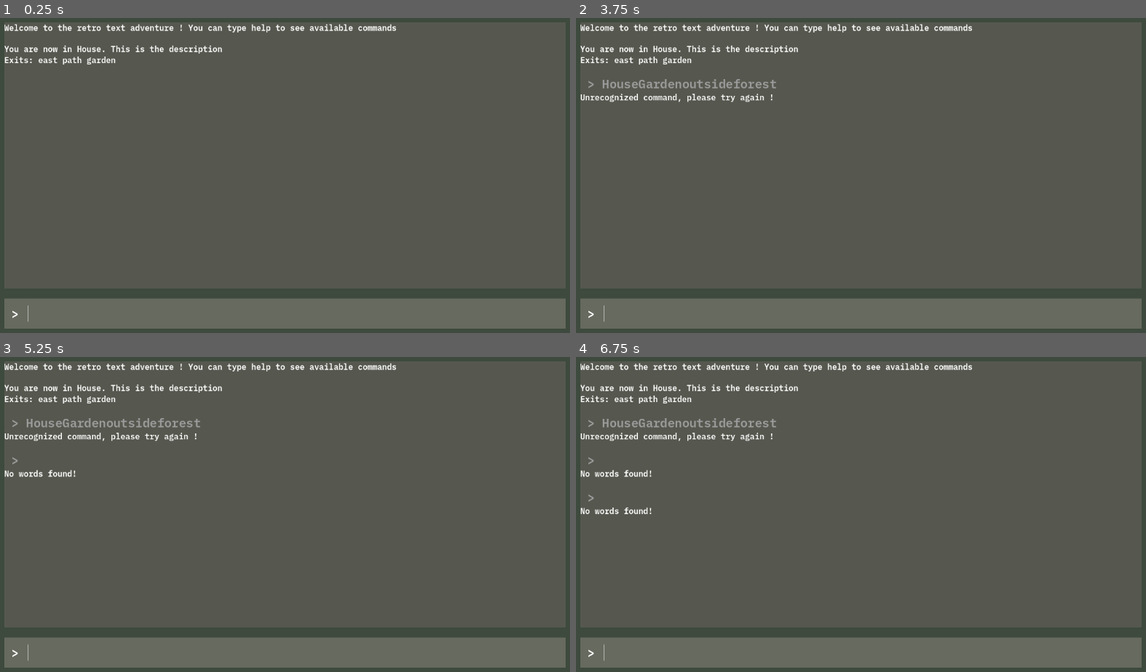
Above: before the commit, frames 1-4 (two rows, left to right).
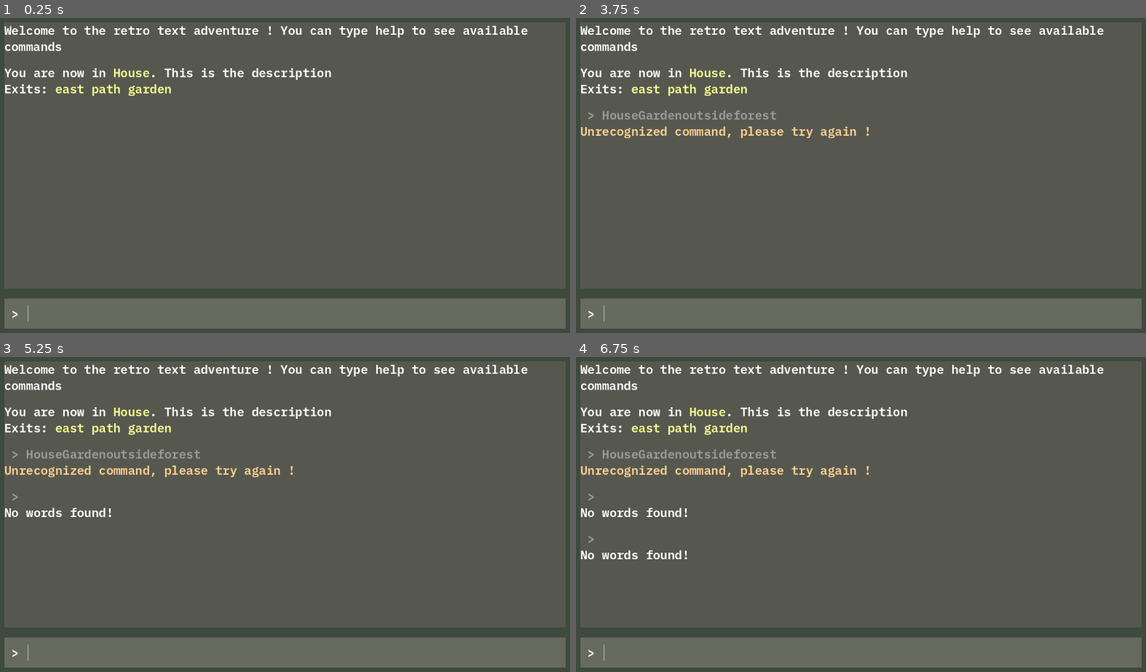
Above: after the commit, the same moments.

Repository: ginocarlo01/Kujira-Museum
Game: Godot game, scene res://scenes/game.tscn
The game is run twice, just before and just after one commit, with the same random seed, the same clock (stepped at 60 frames per second) and the same inputs.
Inputs (mouse positions are in pixels of both pictures, inside the frame that each line leads up to):
- Up to frame 1 (0.25 s): no input
- Up to frame 2 (3.75 s): click (872, 314) at 0.52 s; type "House" at 0.6 s; type "Garden" at 1.25 s; type "outside" at 2 s; type "forest" at 2.75 s; tap Enter at 3.5 s
- Up to frame 3 (5.25 s): tap Space at 4.25 s; tap Enter at 5 s
- Up to frame 4 (6.75 s): tap Space at 5.75 s; tap Enter at 6.5 s

The runs differ from the first frame. In frame 1, 3.1% of the frame differs, in the area x 0-93%, y 1-25%; in frame 2, 4.7%; in frame 3, 5.0%; in frame 4, 5.3%, in the area x 0-93%, y 1-65%.

Commit message:
Colors on text

Diff:
--- a/room.gd
+++ b/room.gd
@@ -50,7 +50,7 @@
 	return full_description_string
 
 func get_room_description() -> String:
-	return "You are now in " + room_name + ". " + room_description
+	return "You are now in " + Types.wrap_location_text(room_name) + ". " + room_description
 
 func get_items_description() -> String:
 	if items.size() == 0:
@@ -63,7 +63,7 @@
 			all_items += ", "
 		all_items += i.item_name
 
-	return "Items: " + all_items
+	return "Items: " + Types.wrap_item_text(all_items)
 
 func get_npcs_description() -> String:
 	if npcs.size() == 0:
@@ -76,13 +76,13 @@
 			all_npcs += ", "
 		all_npcs += i.npc_name
 
-	return "NPCs: " + all_npcs
+	return "NPCs: " + Types.wrap_npc_text(all_npcs)
 
 func get_exits_description() -> String:
 	if exits.keys().size() == 0:
 		return ""
 
-	return "Exits: " + " ".join(PackedStringArray(exits.keys()))
+	return "Exits: " + Types.wrap_location_text(" ".join(PackedStringArray(exits.keys())))
 
 func lock_exit(direction : String, room):
 	exits[direction].lock_exit_of_room(room)
--- a/scenes/command_processor.gd
+++ b/scenes/command_processor.gd
@@ -41,76 +41,75 @@
 		"inventory":
 			return inventory()
 		_:
-			return "Unrecognized command, please try again !"
+			return Types.wrap_system_text("Unrecognized command, please try again !")
 
 func go(second_word : String) -> String:
 	if second_word == "":
-		return "Go where?"
+		return Types.wrap_system_text("Go where?")
 
 	if current_room.exits.keys().has(second_word):
 		#var change_response = change_room(current_room.exits[second_word])
 		if !current_room.check_exit_locked(second_word):
 			var change_response = change_room(current_room.exits[second_word].get_other_room(current_room))
-			return "\n".join(PackedStringArray(["You go %s" %second_word, change_response]))
+			return "\n".join(PackedStringArray(["You go " + Types.wrap_location_text(second_word), change_response]))
 		else:
-			return "This path is locked! You must get a key"
+			return "The way " + Types.wrap_location_text(second_word) + " is currently " + Types.wrap_system_text("locked!")
 	else:
-		return "This is not a valid exit."
+		return Types.wrap_system_text("This is not a valid direction.")
 
 func take(second_word : String) -> String:
 	if second_word == "":
-		return "Take what?"
+		return Types.wrap_system_text("Take what?")
 
 	for i in current_room.items:
 		if second_word.to_lower() == i.item_name.to_lower():
 			current_room.remove_item(i)
 			player.take_item(i)
-			return "You take " + i.item_name
+			return "You take " + Types.wrap_item_text(i.item_name)
 
-	return "There is no item with this name in this room."
+	return Types.wrap_system_text("There is no item with this name in this room.")
 
 func drop(second_word : String) -> String:
 	if second_word == "":
-		return "Drop what?"
+		return Types.wrap_system_text("Drop what?")
 
 	for i in player.inventory:
 		if second_word.to_lower() == i.item_name.to_lower():
 			current_room.add_item(i)
 			player.drop_item(i)
-			return "You drop " + i.item_name
+			return "You drop " + Types.wrap_item_text(i.item_name)
 
-	return "There is no item with this name in your inventory."
+	return Types.wrap_system_text("There is no item with this name in your inventory.")
 
 func use(second_word : String, third_word : String) -> String:
 	if second_word == "":
-		return "Use what?"
+		return Types.wrap_system_text("Use what?")
 
 	if third_word == "":
-		return "In which exit?"
+		return Types.wrap_system_text("In which exit?")
 
 	for i in player.inventory:
 		if second_word.to_lower() == i.item_name.to_lower():
 			match i.item_type:
 				Types.ItemTypes.KEY:
-
 					if current_room.exits.keys().has(third_word):
 						var current_exit = current_room.exits[third_word]
 						current_exit.unlock_exit_of_room(current_room)
 						player.drop_item(i)
-						return "You unlocked this exit!"
+						return "You unlocked the " + Types.wrap_location_text(third_word) + " direction!"
 					else:
-						return "This is not a valid direction"
+						return Types.wrap_system_text("This is not a valid direction")
 				_:
-					return "This is not a valid item"
+					return Types.wrap_system_text("This is not a valid item")
 
-	return "This is not a valid item from your inventory."
+	return Types.wrap_system_text("This is not a valid item from your inventory.")
 
 func give(second_word : String, third_word : String) -> String:
 	if second_word == "":
-		return "Give what?"
+		return Types.wrap_system_text("Give what?")
 
 	if third_word == "":
-		return "To whom?"
+		return Types.wrap_system_text("To whom?")
 
 	for i in player.inventory:
 		if second_word.to_lower() == i.item_name.to_lower():
@@ -121,29 +120,39 @@
 						player.drop_item(i)
 						var reward : Item = npc.give_reward_to_player()
 						player.take_item(reward)
-						return "You give %s to %s and have received %s as a reward!" % [second_word, third_word, reward.item_name]
+						return "You give " + Types.wrap_item_text(second_word) + " to " + Types.wrap_npc_text(third_word) + " and have received " + Types.wrap_item_text(reward.item_name) + " as a reward!"
 					else:
-						return "This person doesn't need this item"
+						return Types.wrap_system_text("This person doesn't need this item")
 
-			return "There no person with this name in this room"
+			return Types.wrap_system_text("There no person with this name in this room")
 
-	return "This is not a valid item from your inventory."
+	return Types.wrap_system_text("This is not a valid item from your inventory.")
 
 func talk(second_word : String) -> String:
 	if second_word == "":
-		return "Talk to whom?"
+		return Types.wrap_system_text("Talk to whom?")
 
 	for npc in current_room.npcs:
 		if second_word.to_lower() == npc.npc_name.to_lower():
-			return npc.npc_name + ": \"" + npc.get_dialog() + "\""
+			return Types.wrap_npc_text(npc.npc_name) + ": \"" + npc.get_dialog() + "\""
 
-	return "That person is not in this room."
+	return Types.wrap_system_text("That person is not in this room.")
 
 func inventory() -> String:
 	return player.get_inventory()
 
 func help() -> String:
-	return "You can use these commands: go [location], take [item], drop [item], use [item] [direction], talk [npc], give [item] [npc],inventory, help"
+	return "\n".join(PackedStringArray([
+		"You can use these commands: ",
+		" go " + Types.wrap_location_text("[location]") + ",",
+		" take " + Types.wrap_item_text("[item]") + ",",
+		" drop " + Types.wrap_item_text("[item]") + ",",
+		" use " + Types.wrap_item_text("[item]") + Types.wrap_location_text(" [direction],"),
+		" talk " + Types.wrap_npc_text("[npc]") + ",",
+		" give " + Types.wrap_item_text("[item]") + " " + Types.wrap_npc_text("[npc]") + ",",
+		" inventory,",
+		" help"
+	]))
 
 func change_room(new_room : Room) -> String:
 	current_room = new_room
--- a/scenes/input_response.tscn
+++ b/scenes/input_response.tscn
@@ -20,3 +20,5 @@
 
 [node name="Response" parent="Rows" instance=ExtResource("3_bcfgu")]
 layout_mode = 2
+theme_override_font_sizes/italics_font_size = 24
+theme_override_font_sizes/normal_font_size = 24
--- a/scripts/globals/Types.gd
+++ b/scripts/globals/Types.gd
@@ -12,5 +12,16 @@
 const COLOR_SYSTEM = Color("#ffd394")
 
 func wrap_system_text(text : String) -> String:
+	return "[color=#%s]%s[/color]" % [COLOR_SYSTEM.to_html(), text]
 
-	return "[color=%s]%s[/color]"
+func wrap_npc_text(text : String) -> String:
+	return "[color=#%s]%s[/color]" % [COLOR_NPC.to_html(), text]
+
+func wrap_item_text(text : String) -> String:
+	return "[color=#%s]%s[/color]" % [COLOR_ITEM.to_html(), text]
+
+func wrap_speech_text(text : String) -> String:
+	return "[color=#%s]%s[/color]" % [COLOR_SPEECH.to_html(), text]
+
+func wrap_location_text(text : String) -> String:
+	return "[color=#%s]%s[/color]" % [COLOR_LOCATION.to_html(), text]
